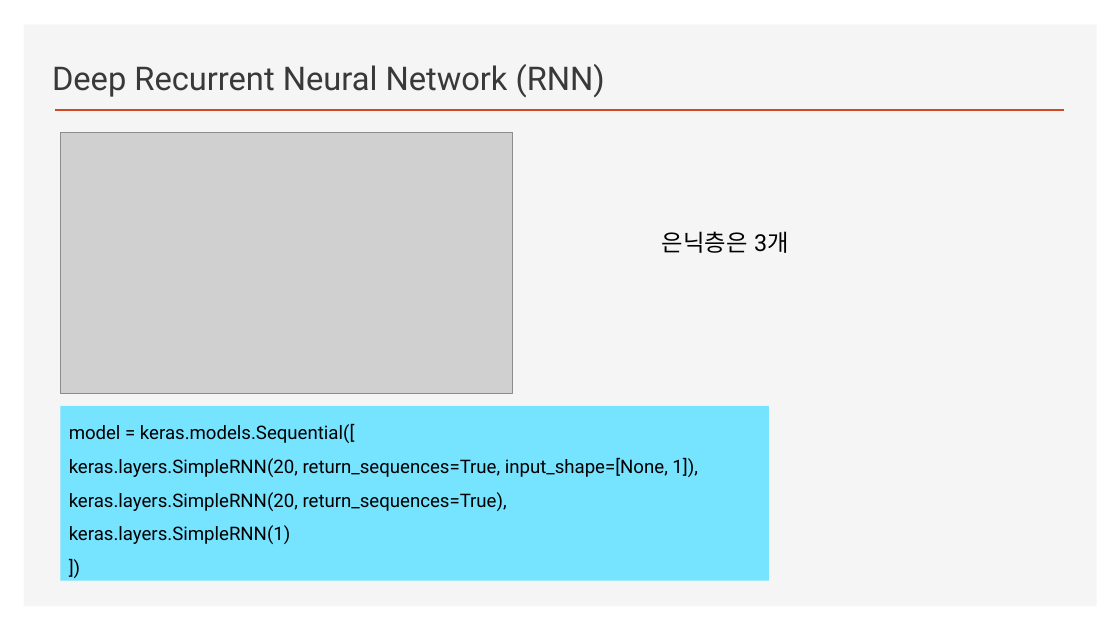
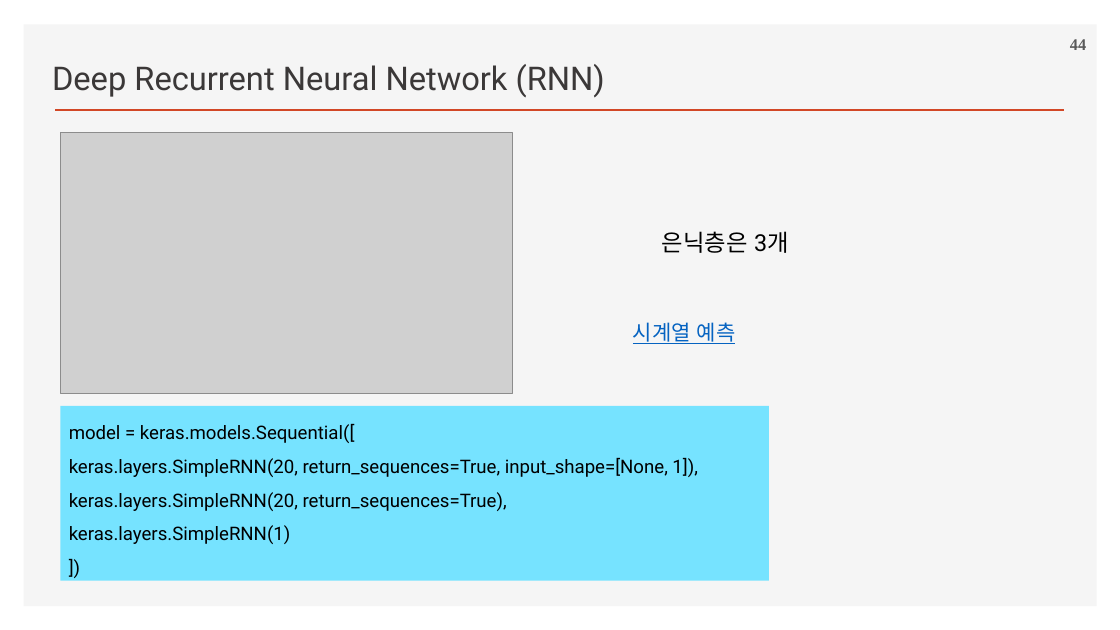
Before and after one commit to ancestor9/2026_Fall_Deep-Learning-with-Python, a slide deck: slide 44 of Chapter 13 Timeseries forecasting.pptx (slide 35 before the commit). Drawn at 1120x630 pixels with LibreOffice and Linux fonts; fonts in the diff are those of the drawing; grey boxes stand for pictures; background and template pictures are left out. Boxes give left, top, right and bottom in pixels: in the first picture for what was removed or moved away, otherwise in the second. Text is boxed around its words. In the diff, an @@ line names an element or a change of style, - is before the commit and + after.

```diff
--- a/Chapter 13 Timeseries forecasting.pptx
+++ b/Chapter 13 Timeseries forecasting.pptx
@@ page number added at (x1=1070, y1=39, x2=1086, y2=50), 14 pt, text #595959, bold @@
+44
@@ text added at (x1=633, y1=322, x2=736, y2=344), 18 pt, text #0563C1, underline @@
+시계열 예측
```
Also in this commit, not shown: 17 other slides changed, 7 slides added.
